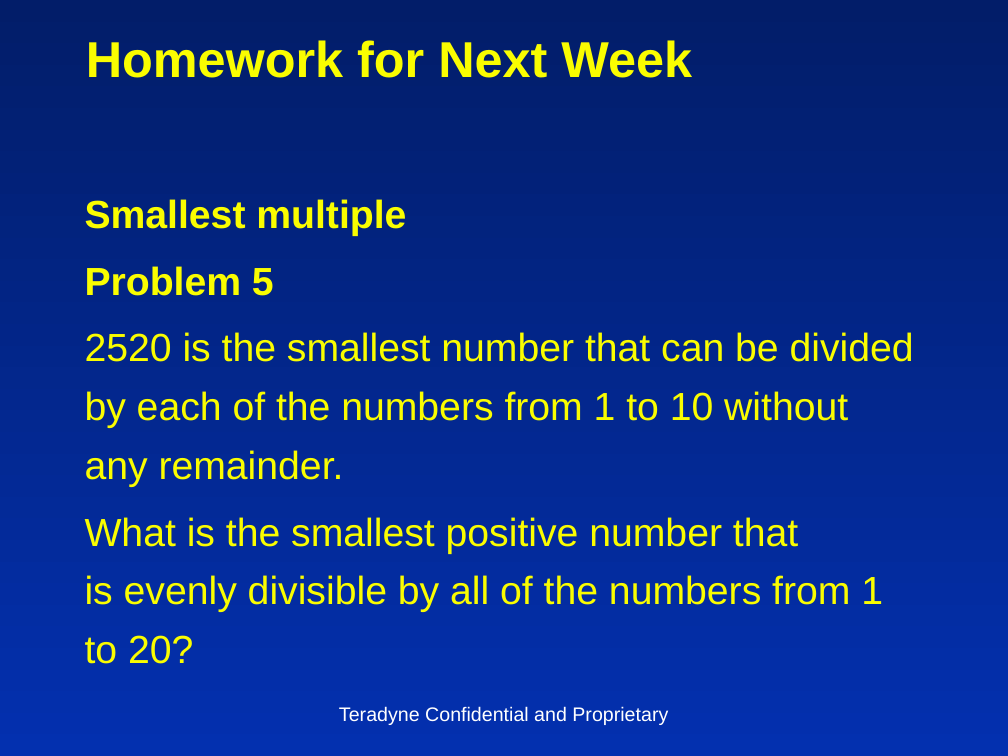
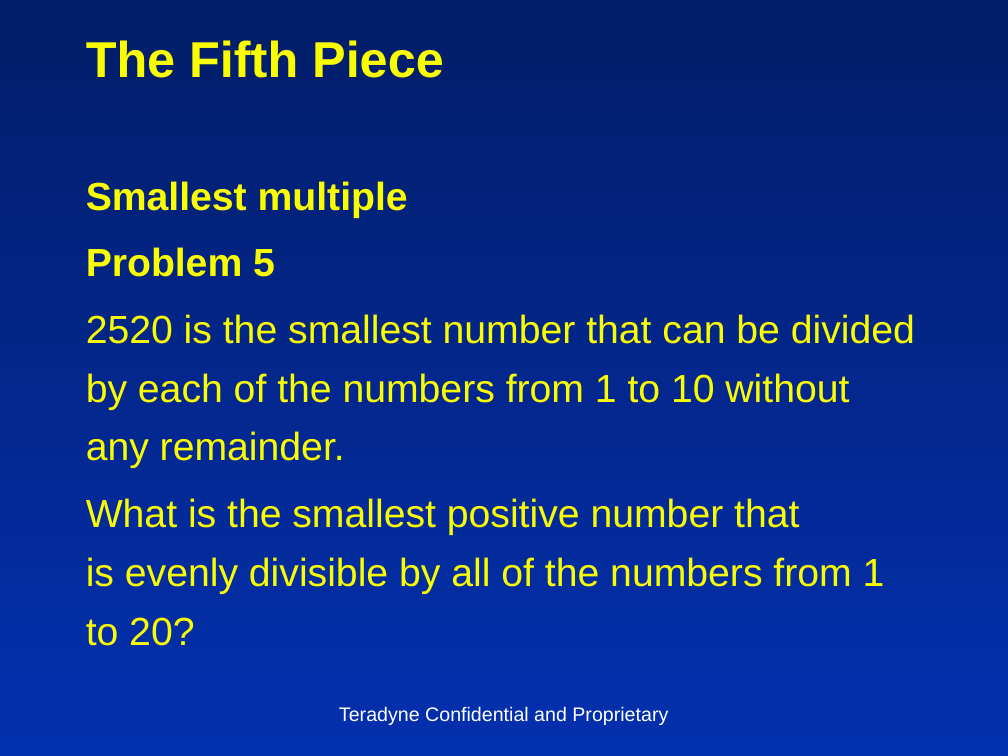
Before and after one commit to insideoutclub/Euler, a slide deck: slide 2 of FiveEasyPieces5.pptx (slide 12 before the commit). Drawn at 1008x756 pixels with LibreOffice and Linux fonts; fonts in the diff are those of the drawing. Boxes give left, top, right and bottom in pixels: in the first picture for what was removed or moved away, otherwise in the second. Text is boxed around its words. In the diff, an @@ line names an element or a change of style, - is before the commit and + after.

Commit message:
Slides and Code for Week 5.

```diff
--- a/FiveEasyPieces5.pptx
+++ b/FiveEasyPieces5.pptx
@@ title at [86,40,444,78]: text changed @@
-Homework for Next Week
+The Fifth Piece
@@ text "Smallest multiple": place and size @@
-text "Smallest multiple" at [85,199,914,664]
+text "Smallest multiple" at [86,181,915,646]
```
Also in this commit, not shown: 6 other slides changed, 1 slide added, 6 slides removed, 4 other files.
